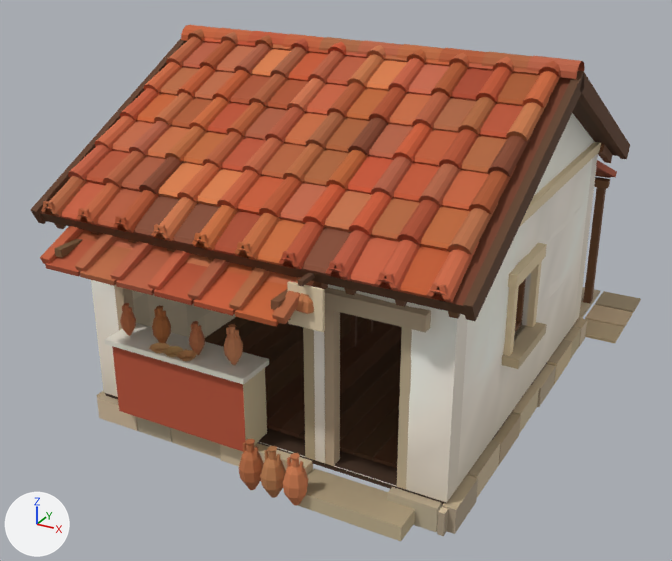
One commit to the glTF model godot/assets/kit/houses/shop_potter.glb: the scene before it, then after it.
Before and after are seen from a camera (50 mm lens) standing at (3.99, -7.78, 4.89) and looking at (-0.19, -0.17, 1.09). Lighting does not change. The marker at lower left points along +X, +Y and +Z. The first picture is the older version. Vertices at exactly the same position are counted once.

Script lines for the objects in view, before the commit:
```python
me_house = bpy.data.meshes.new('House')
me_house.from_pydata(...)  # 6383 vertices, 8569 faces; spans x -2.05..2.23, y -2.63..3.27, z -0.02..3.46
me_house.materials.append(mat_civkit)
me_rooms = bpy.data.meshes.new('Rooms')
me_rooms.from_pydata(...)  # 957 vertices, 1469 faces; spans x -1.8..1.8, y -1.95..1.95, z 0.24..3.33
me_rooms.materials.append(mat_civkit)
me_walls = bpy.data.meshes.new('Walls')
me_walls.from_pydata(...)  # 533 vertices, 840 faces; spans x -1.81..1.81, y -1.96..1.96, z 0.24..3.33
me_walls.materials.append(mat_civplaster)
ob_house = bpy.data.objects.new('House', me_house)
ob_house.location = (0.0, 0.0, 0.0)
ob_rooms = bpy.data.objects.new('Rooms', me_rooms)
ob_rooms.location = (0.0, 0.0, 0.0)
ob_walls = bpy.data.objects.new('Walls', me_walls)
ob_walls.location = (0.0, 0.0, 0.0)
```
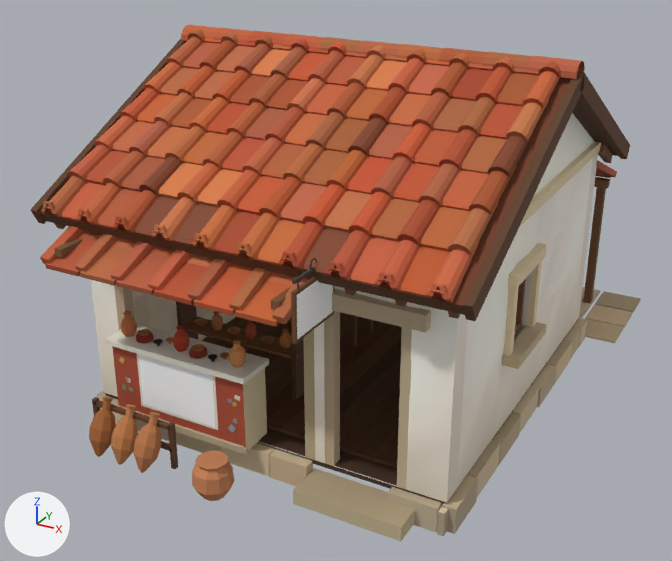
Location of each change, [x1, y1, x2, y2] in pixels of the pictures (672 x 561 px; the box of a moved part takes in the faces that stretch with it):
part 1 of me_house, added
    after: [116, 405, 249, 455]
part 2 of me_house, added
    after: [136, 353, 218, 430]
part 3 of me_house, moved or reshaped
    before: [154, 308, 157, 316]
    after: [122, 384, 127, 391]
part 4 of me_house, moved or reshaped
    before: [243, 443, 246, 452]
    after: [227, 399, 232, 403]
part 5 of me_house, moved or reshaped
    before: [255, 446, 258, 456]
    after: [234, 395, 240, 401]
part 6 of me_house, moved or reshaped
    before: [265, 450, 268, 459]
    after: [232, 402, 237, 407]
part 7 of me_house, moved or reshaped (not visible afterwards)
    before: [298, 273, 315, 286]
part 8 of me_house, added
    after: [139, 330, 150, 335]
part 9 of me_house, added
    after: [192, 345, 204, 350]
part 10 of me_house, rebuilt (31% shorter)
    before: [224, 324, 243, 365]
    after: [228, 340, 246, 368]
part 11 of me_house, rebuilt (21% shorter)
    before: [120, 303, 136, 336]
    after: [120, 311, 137, 337]
part 12 of me_house, deleted
    before: [162, 281, 325, 506]
part 13 of me_house, built on
    before: [149, 305, 205, 361]
    after: [89, 258, 334, 501]
part 14 of me_house, added (brown)
    after: [176, 301, 304, 400]
part 15 of me_house, recoloured
    both: [115, 353, 246, 446]

Diff of the bpy script that builds the scene:
```diff
--- a/godot/assets/kit/houses/shop_potter.glb.py
+++ b/godot/assets/kit/houses/shop_potter.glb.py
@@ mat_civwood @@
+mat_civwood = bpy.data.materials.new('CivWood')
+# uses the picture img_civ_white
@@ mat_civsign @@
+mat_civsign = bpy.data.materials.new('CivSign')
+# uses the picture img_civ_white
@@ me_house @@
 # used by ob_house; location = (0.0, 0.0, 0.0)
-me_house.from_pydata(...)  # 6383 vertices, 8569 faces; spans x -2.05..2.23, y -2.63..3.27, z -0.02..3.46
+me_house.from_pydata(...)  # 8765 vertices, 12839 faces; spans x -2.05..2.23, y -2.67..3.27, z -0.02..3.46
+# me_house part 1: a new loose piece, a box spanning x -1.46..0.012, y -2.17..-2.13, z 0.24..0.3, in mat_civkit
+# me_house part 2: a new loose piece, a box spanning x -1.154..-0.294, y -2.145..-2.139, z 0.3834..0.9734, in mat_civkit
+# me_house part 3: the loose piece of 8 vertices spanning x -0.99..-0.97, y -2.04..-2.02, z 1.3..1.36 is turned -90 degrees about the z axis through its middle, then moved by (-0.36, -0.11, -0.81)
+# me_house part 4: the loose piece of 8 vertices spanning x 0.08..0.1, y -2.31..-2.29, z 0.38..0.46 is scaled about its middle by (2.1, 0.24, 0.482), then moved by (-0.24, 0.16, 0.3)
+# me_house part 5: the loose piece of 8 vertices spanning x 0.2..0.22, y -2.31..-2.29, z 0.38..0.46 is scaled about its middle by (-2.71, 0.24, -0.475), then moved by (-0.28, 0.16, 0.36)
+# me_house part 6: the loose piece of 8 vertices spanning x 0.3..0.32, y -2.31..-2.29, z 0.38..0.46 is scaled about its middle by (2.03, 0.24, 0.478), then moved by (-0.42, 0.16, 0.28)
+# me_house part 7: the loose piece of 8 vertices spanning x 0.74..0.78, y -2.45..-1.95, z 2.12..2.16 is multiplied about its middle by the matrix ((-0.257, 0.0, 0.0), (0.0, -0.201, -0.161), (0.0, -0.161, 0.201)), then moved by (-0.26, 0.22, -0.32)
+# me_house part 8: a new loose piece, a 10-sided cylinder along z spanning x -1.1957..-1.0877, y -2.0814..-1.9786, z 1.0878..1.0888, in mat_civkit
+# me_house part 9: a new loose piece, a 10-sided cylinder along z spanning x -0.5991..-0.4911, y -2.0814..-1.9786, z 1.0878..1.0888, in mat_civkit
+# me_house part 10: the loose piece of 57 vertices spanning x -0.25..-0.08, y -2.11..-1.95, z 1.01..1.39 is rebuilt with 70 vertices and now spans x -0.22..-0.07, y -2.08..-1.94, z 1.01..1.23
+# me_house part 11: the loose piece of 57 vertices spanning x -1.39..-1.25, y -2.1..-1.96, z 1.01..1.33 is rebuilt with 70 vertices and now spans x -1.42..-1.27, y -2.08..-1.94, z 1.01..1.23
+# me_house part 12: 13 loose pieces with 280 vertices, spanning x -0.9..0.91, y -2.43..-2.02, z 0.0..2.09, are deleted
+# me_house part 13: 1 vertex moved within x -0.95, y -2.05, z 1.03; 161 vertices removed from x -1.02..-0.48, y -2.22..-1.95, z 1.01..1.39; 1309 vertices added at x -1.54..0.81, y -2.67..-1.93, z 0.0..2.29
+# me_house part 14: 1264 vertices added at x -1.42..-0.05, y -1.22..-0.96, z 0.24..1.7
+# me_house part 15: 2 kept faces spanning x -1.44..-0.01, y -2.14, z 0.24..0.96 get new vertex colours; the middle colour goes from orange #bb5437 to brown #ad4d34
+# other edits to the shape of me_house do not show in these pictures
 me_house.materials.append(mat_civkit)
+me_house.materials.append(mat_civwood)
+me_house.materials.append(mat_civsign)
```
